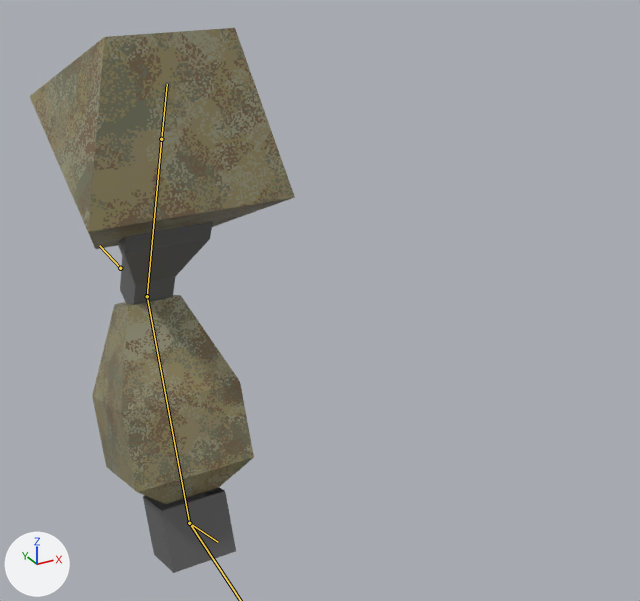
The Blender file resources/mechparts/arml/mech_arml02.blend: old version first, new version second.
The view is the same before and after, from a camera (50 mm lens) standing at (-0.271, -1.309, 0.323) and looking at (0.311, -0.25, -0.206). Arrows for +X, +Y and +Z are at lower left; the lights stay in place. The bones that bend it are drawn over the model as lines.

Objects in the first picture: 'arm'.
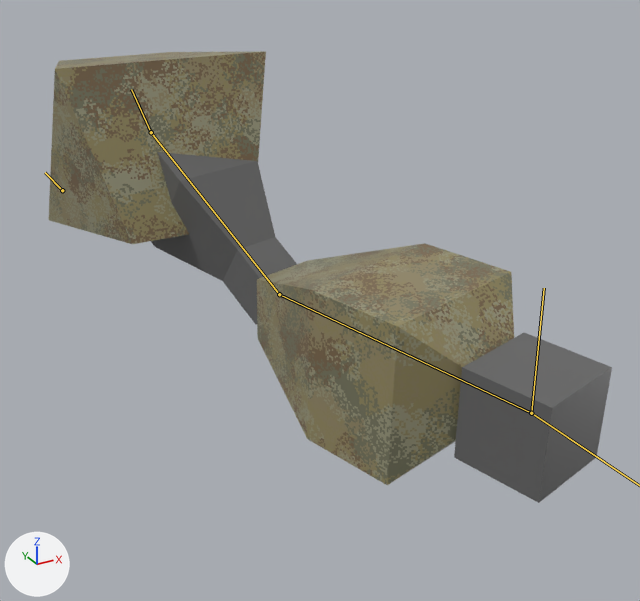
The newer file adds an action. The first version stands in its rest pose; the second is drawn at frame 10 of the action 'shoot'.

Pixel boxes [x1, y1, x2, y2] of what changed, in the pictures (640 x 601 px):
```json
{"object": "arm", "change": "posed", "before": [29, 28, 295, 573], "after": [49, 51, 612, 503], "on screen": "111% wider, 17% shorter"}
{"bone": "arm_ik_pole", "before": "(120, 268) to (99, 245)", "after": "(62, 190) to (45, 172)"}
{"bone": "upper", "before": "(161, 139) to (147, 296)", "after": "(151, 132) to (279, 294)"}
{"bone": "shoulder", "before": "(161, 139) to (167, 84)", "after": "(151, 132) to (131, 89)"}
```

Edits to the scene script, one JSON object a line:
```json
{"block": "bone_arm_ik_pole", "where": "bone_arm_ik_pole = bpy.data.objects['Armature'].pose.bones['arm_ik_pole']"}
{"op": "set", "path": "bone_arm_ik_pole.location", "old": "(0.0, 0.0, 0.0)", "new": "(-0.083, 0.05, 0.156)"}
{"block": "bone_arm_ik_target", "where": "bone_arm_ik_target = bpy.data.objects['Armature'].pose.bones['arm_ik_target']"}
{"op": "set", "path": "bone_arm_ik_target.location", "old": "(0.0, 0.0, 0.0)", "new": "(-0.2, 0.65, 0.521)"}
{"block": "bone_upper", "where": "bone_upper = bpy.data.objects['Armature'].pose.bones['upper']"}
{"op": "set", "path": "bone_upper.location", "old": "(0.0, 0.0, 0.0)", "new": "(0.0, 0.021, -0.046)"}
{"block": "bone_shoulder", "where": "bone_shoulder = bpy.data.objects['Armature'].pose.bones['shoulder']"}
{"op": "set", "path": "bone_shoulder.location", "old": "(0.0, 0.0, 0.0)", "new": "(0.0, -0.021, -0.045)"}
```
